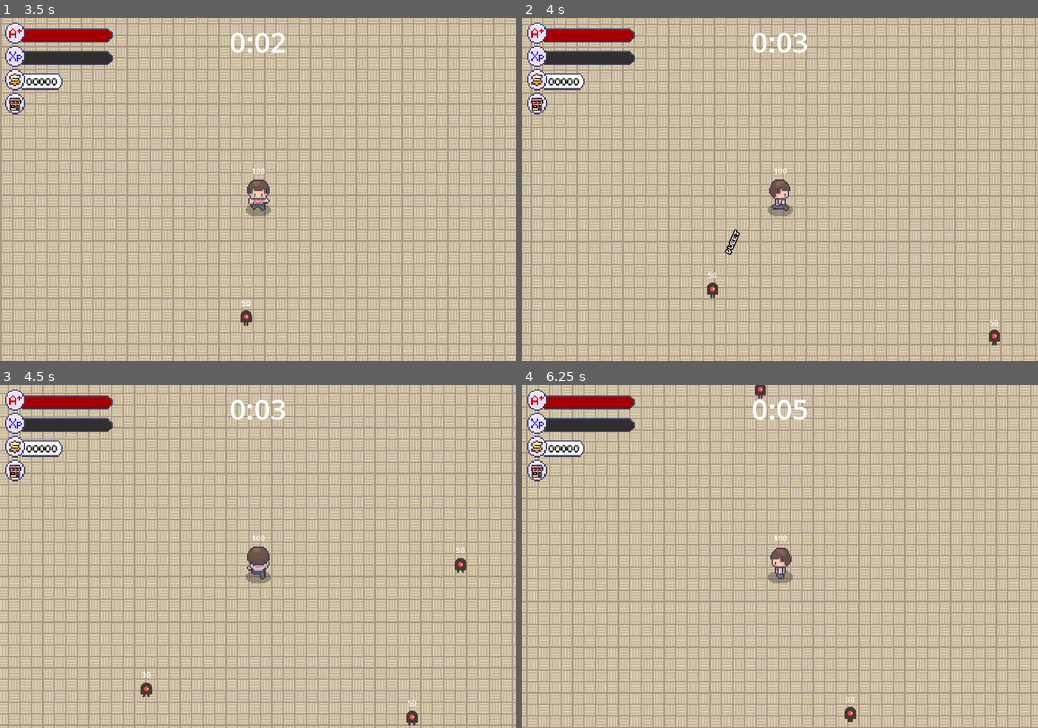
Above: before the commit, frames 1-4 (two rows, left to right).
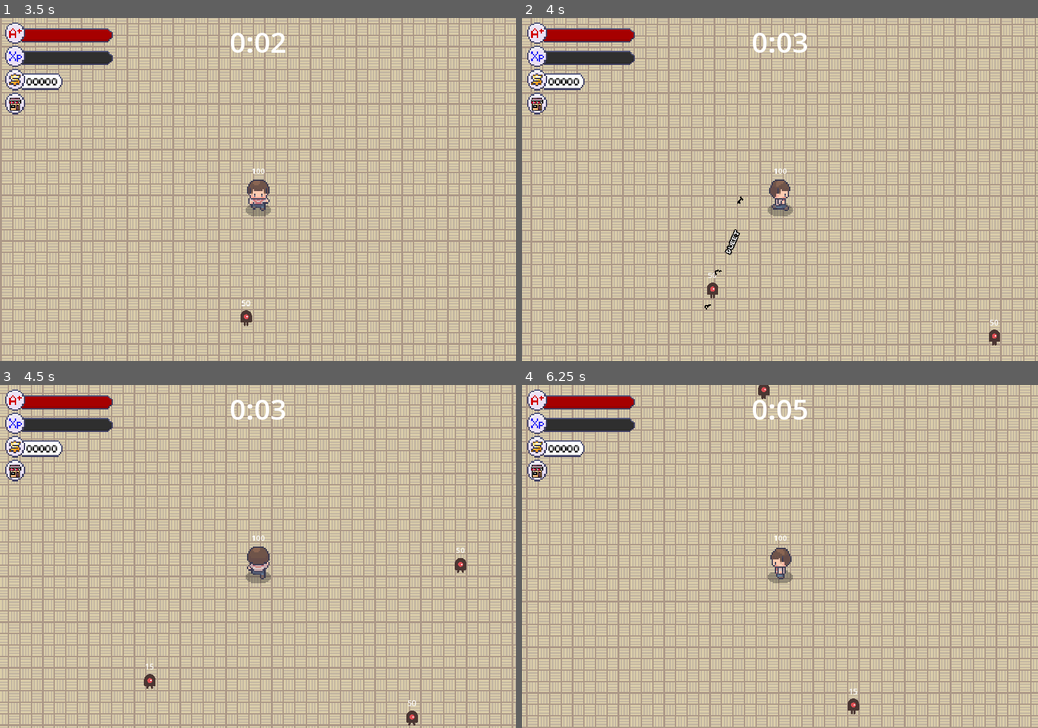
Above: after the commit, the same moments.

Repository: LimZiJia/SurviveTheSemester
Game: Godot game, scene res://scenes/ui/start_screen.tscn
The game is run twice, just before and just after one commit, with the same random seed, the same clock (stepped at 60 frames per second) and the same inputs.
Inputs (mouse positions are in pixels of both pictures, inside the frame that each line leads up to):
- Up to frame 1 (3.5 s): click "Start" at 0.5 s; click (15, 103) at 1.25 s; tap Enter at 2 s; move the mouse to (371, 172) at 2.02 s; hold D (move_right) 2.03-2.78 s; tap Space (attack) at 2.1, 2.85 s; click (371, 172) at 2.17 s; move the mouse to (154, 206) at 2.77 s; hold S (move_down) from 2.78 s (still down)
- Up to frame 2 (4 s): move the mouse to (831, 114) at 3.52 s; release S (move_down) at 3.53 s; press the mouse at (831, 114) at 3.53 s; hold D (move_right) from 3.53 s (still down); tap Space (attack) at 3.8 s
- Up to frame 3 (4.5 s): move the mouse to (232, 625) at 4.27 s; release D (move_right) at 4.28 s; release the mouse at (232, 625) at 4.28 s; hold W (move_up) from 4.28 s (still down); tap Space (attack) at 4.35 s; click (232, 625) at 4.42 s
- Up to frame 4 (6.25 s): move the mouse to (934, 607) at 5.02 s; release W (move_up) at 5.03 s; hold A (move_left) from 5.03 s (still down); tap Space (attack) at 5.1, 6.05 s; move the mouse to (625, 505) at 5.77 s; click (625, 505) at 5.85 s

Frame 1 is identical in both runs. In frame 2, less than 0.1% of the frame differs, in the area x 35-43%, y 51-85%; in frame 3, 0.1%; in frame 4, 0.2%, in the area x 45-66%, y 0-99%.

Commit message:
Added number weapon
1) Added number weapon which drops numbers from the sky
2) Modified knockback mechanism to automatically calculate knockback

Diff:
--- a/scenes/component/hitbox_component.gd
+++ b/scenes/component/hitbox_component.gd
@@ -2,4 +2,4 @@
 extends Area2D
 
 @export var damage := 0.0
-@export var knockback := Vector2.ZERO
+@export var knockback_force := 0.0
--- a/scenes/component/hurtbox_component.gd
+++ b/scenes/component/hurtbox_component.gd
@@ -18,4 +18,4 @@
 		health_component.damage(hitbox_component.damage)
 
 	if velocity_component != null:
-		velocity_component.knockback(hitbox_component.knockback)
+		velocity_component.knockback(hitbox_component.global_position, hitbox_component.knockback_force)
--- a/scenes/component/velocity_component.gd
+++ b/scenes/component/velocity_component.gd
@@ -35,5 +35,15 @@
 	velocity = character_body.velocity
 
 
-func knockback(knockback_vector: Vector2) -> void:
-	velocity += knockback_vector
+func knockback(hitbox_position: Vector2, knockback_force: float) -> void:
+	var owner_node2d = owner as Node2D
+	if owner_node2d == null:
+		return
+
+	print(hitbox_position)
+	print(owner.global_position)
+
+	var knockback_dir := hitbox_position.direction_to(owner.global_position) * knockback_force
+	print(knockback_dir)
+
+	velocity += hitbox_position.direction_to(owner.global_position) * knockback_force
--- a/scenes/game_object/player/player.tscn
+++ b/scenes/game_object/player/player.tscn
@@ -1,10 +1,11 @@
-[gd_scene load_steps=60 format=3 uid="uid://bgkg45mchl7ul"]
+[gd_scene load_steps=61 format=3 uid="uid://bgkg45mchl7ul"]
 
 [ext_resource type="Script" path="res://scenes/game_object/player/player.gd" id="1_7xkn6"]
 [ext_resource type="PackedScene" uid="uid://cibu2hpxo40hy" path="res://scenes/component/health_component.tscn" id="2_4xk1m"]
 [ext_resource type="PackedScene" uid="uid://bwqpi8jmxkdbd" path="res://scenes/component/velocity_component.tscn" id="2_i4ae5"]
 [ext_resource type="PackedScene" uid="uid://cs7ivlr47hqgi" path="res://scenes/component/hurtbox_component.tscn" id="3_4agu3"]
 [ext_resource type="PackedScene" uid="uid://bgwhgewn87l0s" path="res://scenes/weapons/word/word_weapon_controller.tscn" id="5_q2dig"]
+[ext_resource type="PackedScene" uid="uid://0iaeiosmxoh5" path="res://scenes/weapons/number/number_weapon_controller.tscn" id="6_4ty7v"]
 [ext_resource type="Texture2D" uid="uid://bvbtt3nr6i0qn" path="res://scenes/game_object/player/player_shadow.png" id="6_7up1x"]
 [ext_resource type="Texture2D" uid="uid://542gp1vs0t0" path="res://scenes/game_object/player/player.png" id="8_voa7p"]
 
@@ -576,6 +577,8 @@
 
 [node name="WordWeaponController" parent="WeaponManager" instance=ExtResource("5_q2dig")]
 
+[node name="NumberWeaponController" parent="WeaponManager" instance=ExtResource("6_4ty7v")]
+
 [node name="ShadowSprite" type="Sprite2D" parent="."]
 position = Vector2(0, 43)
 texture = ExtResource("6_7up1x")
@@ -584,7 +587,7 @@
 texture = ExtResource("8_voa7p")
 hframes = 56
 vframes = 20
-frame = 79
+frame = 74
 
 [node name="CollisionShape2D" type="CollisionShape2D" parent="."]
 position = Vector2(0, 33.5)
--- /dev/null
+++ b/scenes/weapons/number/number_weapon.gd
@@ -0,0 +1,11 @@
+extends Node2D
+
+@onready var sprite_2d = $Visuals/Sprite2D
+
+
+func _ready() -> void:
+	pick_number()
+
+
+func pick_number() -> void:
+	sprite_2d.frame = randi_range(0, 9)
--- /dev/null
+++ b/scenes/weapons/number/number_weapon.tscn
@@ -0,0 +1,160 @@
+[gd_scene load_steps=8 format=3 uid="uid://bp43te4obiahc"]
+
+[ext_resource type="PackedScene" uid="uid://bh7uyqbqidiur" path="res://scenes/component/hitbox_component.tscn" id="1_lkopl"]
+[ext_resource type="Script" path="res://scenes/weapons/number/number_weapon.gd" id="1_y4665"]
+[ext_resource type="Texture2D" uid="uid://t13gkhbjgc4n" path="res://numbers.png" id="2_4ow6m"]
+
+[sub_resource type="Animation" id="Animation_uemv0"]
+length = 0.001
+tracks/0/type = "value"
+tracks/0/imported = false
+tracks/0/enabled = true
+tracks/0/path = NodePath("Visuals:rotation")
+tracks/0/interp = 1
+tracks/0/loop_wrap = true
+tracks/0/keys = {
+"times": PackedFloat32Array(0),
+"transitions": PackedFloat32Array(1),
+"update": 0,
+"values": [0.0]
+}
+tracks/1/type = "value"
+tracks/1/imported = false
+tracks/1/enabled = true
+tracks/1/path = NodePath("Visuals:position")
+tracks/1/interp = 1
+tracks/1/loop_wrap = true
+tracks/1/keys = {
+"times": PackedFloat32Array(0),
+"transitions": PackedFloat32Array(1),
+"update": 0,
+"values": [Vector2(0, -8)]
+}
+tracks/2/type = "value"
+tracks/2/imported = false
+tracks/2/enabled = true
+tracks/2/path = NodePath("Visuals:scale")
+tracks/2/interp = 1
+tracks/2/loop_wrap = true
+tracks/2/keys = {
+"times": PackedFloat32Array(0),
+"transitions": PackedFloat32Array(1),
+"update": 0,
+"values": [Vector2(1, 1)]
+}
+tracks/3/type = "value"
+tracks/3/imported = false
+tracks/3/enabled = true
+tracks/3/path = NodePath("HitboxComponent/CollisionShape2D:disabled")
+tracks/3/interp = 1
+tracks/3/loop_wrap = true
+tracks/3/keys = {
+"times": PackedFloat32Array(0),
+"transitions": PackedFloat32Array(1),
+"update": 1,
+"values": [true]
+}
+
+[sub_resource type="Animation" id="Animation_2oacv"]
+resource_name = "land_right"
+length = 0.8
+step = 0.05
+tracks/0/type = "value"
+tracks/0/imported = false
+tracks/0/enabled = true
+tracks/0/path = NodePath("Visuals:rotation")
+tracks/0/interp = 2
+tracks/0/loop_wrap = true
+tracks/0/keys = {
+"times": PackedFloat32Array(0, 0.65),
+"transitions": PackedFloat32Array(1, 10.1965),
+"update": 0,
+"values": [0.0, 4.71239]
+}
+tracks/1/type = "value"
+tracks/1/imported = false
+tracks/1/enabled = true
+tracks/1/path = NodePath("Visuals:position")
+tracks/1/interp = 2
+tracks/1/loop_wrap = true
+tracks/1/keys = {
+"times": PackedFloat32Array(0, 0.65),
+"transitions": PackedFloat32Array(1, 1),
+"update": 0,
+"values": [Vector2(500, -1600), Vector2(0, -8)]
+}
+tracks/2/type = "method"
+tracks/2/imported = false
+tracks/2/enabled = true
+tracks/2/path = NodePath(".")
+tracks/2/interp = 1
+tracks/2/loop_wrap = true
+tracks/2/keys = {
+"times": PackedFloat32Array(0.8),
+"transitions": PackedFloat32Array(1),
+"values": [{
+"args": [],
+"method": &"queue_free"
+}]
+}
+tracks/3/type = "value"
+tracks/3/imported = false
+tracks/3/enabled = true
+tracks/3/path = NodePath("Visuals:skew")
+tracks/3/interp = 2
+tracks/3/loop_wrap = true
+tracks/3/keys = {
+"times": PackedFloat32Array(0.65, 0.7, 0.8),
+"transitions": PackedFloat32Array(0.217638, 0.153893, 1),
+"update": 0,
+"values": [-0.174533, 0.349066, 0.0]
+}
+tracks/4/type = "value"
+tracks/4/imported = false
+tracks/4/enabled = true
+tracks/4/path = NodePath("HitboxComponent/CollisionShape2D:disabled")
+tracks/4/interp = 1
+tracks/4/loop_wrap = true
+tracks/4/keys = {
+"times": PackedFloat32Array(0, 0.65, 0.8),
+"transitions": PackedFloat32Array(1, 1, 1),
+"update": 1,
+"values": [true, false, true]
+}
+
+[sub_resource type="AnimationLibrary" id="AnimationLibrary_1cpen"]
+_data = {
+"RESET": SubResource("Animation_uemv0"),
+"land_right": SubResource("Animation_2oacv")
+}
+
+[sub_resource type="RectangleShape2D" id="RectangleShape2D_q14h0"]
+size = Vector2(137, 80)
+
+[node name="NumberWeapon" type="Node2D"]
+script = ExtResource("1_y4665")
+
+[node name="AnimationPlayer" type="AnimationPlayer" parent="."]
+autoplay = "land_right"
+libraries = {
+"": SubResource("AnimationLibrary_1cpen")
+}
+
+[node name="HitboxComponent" parent="." instance=ExtResource("1_lkopl")]
+collision_layer = 4
+collision_mask = 0
+damage = 5.0
+knockback_force = 200.0
+
+[node name="CollisionShape2D" type="CollisionShape2D" parent="HitboxComponent"]
+position = Vector2(0, -6)
+shape = SubResource("RectangleShape2D_q14h0")
+disabled = true
+
+[node name="Visuals" type="Node2D" parent="."]
+position = Vector2(0, -8)
+skew = -0.174533
+
+[node name="Sprite2D" type="Sprite2D" parent="Visuals"]
+texture = ExtResource("2_4ow6m")
+hframes = 10
--- /dev/null
+++ b/scenes/weapons/number/number_weapon_controller.gd
@@ -0,0 +1,65 @@
+extends Node
+
+@export var number_weapon_scene: PackedScene
+@export_range(0.05, 10, 0.05) var cooldown := 0.05
+
+var can_attack := true
+
+@onready var cooldown_timer = $CooldownTimer
+
+
+func _ready():
+	cooldown_timer.timeout.connect(on_cooldown_timer_timeout)
+
+
+func _physics_process(delta: float):
+	attack()
+
+func attack() -> void:
+	if not can_attack:
+		return
+	var mob = find_nearest_mob()
+	if not mob:
+		return
+
+	can_attack = false
+	cooldown_timer.start(cooldown)
+
+	for i in 3:
+		var number_weapon_instance := number_weapon_scene.instantiate()
+		var foreground_layer := get_tree().get_first_node_in_group("foreground_layer") as Node2D
+		foreground_layer.add_child(number_weapon_instance)
+		number_weapon_instance.global_position = mob.global_position
+
+		await get_tree().create_timer(.05).timeout
+
+
+
+# Sets the can_attack variable to true so that
+# the player can attack again
+func on_cooldown_timer_timeout() -> void:
+	can_attack = true
+
+
+# Returns the nearest mob in the SceneTree, or null if
+# there are no mobs currently
+func find_nearest_mob():
+	var player = get_tree().get_first_node_in_group("player") as Node2D
+	if player == null:
+		return null
+
+	var mobs = get_tree().get_nodes_in_group("mobs") as Array[Node2D]
+	mobs = mobs.filter(func(mob: Node2D):
+		return player.global_position.distance_squared_to(mob.global_position) <= pow(320, 2.0)
+	)
+
+	if mobs.size() == 0:
+		return null
+
+	mobs.sort_custom(func(a: Node2D, b: Node2D):
+		var a_dist = player.global_position.distance_squared_to(a.global_position)
+		var b_dist = player.global_position.distance_squared_to(b.global_position)
+		return a_dist < b_dist
+	)
+
+	return mobs[0]
--- /dev/null
+++ b/scenes/weapons/number/number_weapon_controller.tscn
@@ -0,0 +1,11 @@
+[gd_scene load_steps=3 format=3 uid="uid://0iaeiosmxoh5"]
+
+[ext_resource type="Script" path="res://scenes/weapons/number/number_weapon_controller.gd" id="1_juhar"]
+[ext_resource type="PackedScene" uid="uid://bp43te4obiahc" path="res://scenes/weapons/number/number_weapon.tscn" id="2_25de7"]
+
+[node name="NumberWeaponController" type="Node"]
+script = ExtResource("1_juhar")
+number_weapon_scene = ExtResource("2_25de7")
+cooldown = 5.0
+
+[node name="CooldownTimer" type="Timer" parent="."]
--- a/scenes/weapons/word/word_weapon.gd
+++ b/scenes/weapons/word/word_weapon.gd
@@ -1,7 +1,6 @@
 extends Node2D
 
 @export var max_speed := 600.0
-@export var knockback_factor := 1500.0
 
 const NAMES := [ "aiken", "dueet"]
 
@@ -27,7 +26,6 @@
 func set_direction(given_direction: Vector2) -> void:
 	direction = given_direction
 	look_at(position + direction)
-	hitbox_component.knockback = knockback_factor * Vector2.from_angle(global_rotation)
 
 	var rot := fposmod(rotation_degrees, 360.0)
 
--- a/scenes/weapons/word/word_weapon.tscn
+++ b/scenes/weapons/word/word_weapon.tscn
@@ -33,6 +33,7 @@
 collision_layer = 4
 collision_mask = 0
 damage = 20.0
+knockback_force = 1500.0
 
 [node name="CollisionShape2D" type="CollisionShape2D" parent="HitboxComponent"]
 position = Vector2(22.5, -1)
Binary file added: numbers.png
Not shown, added: numbers.png.import
